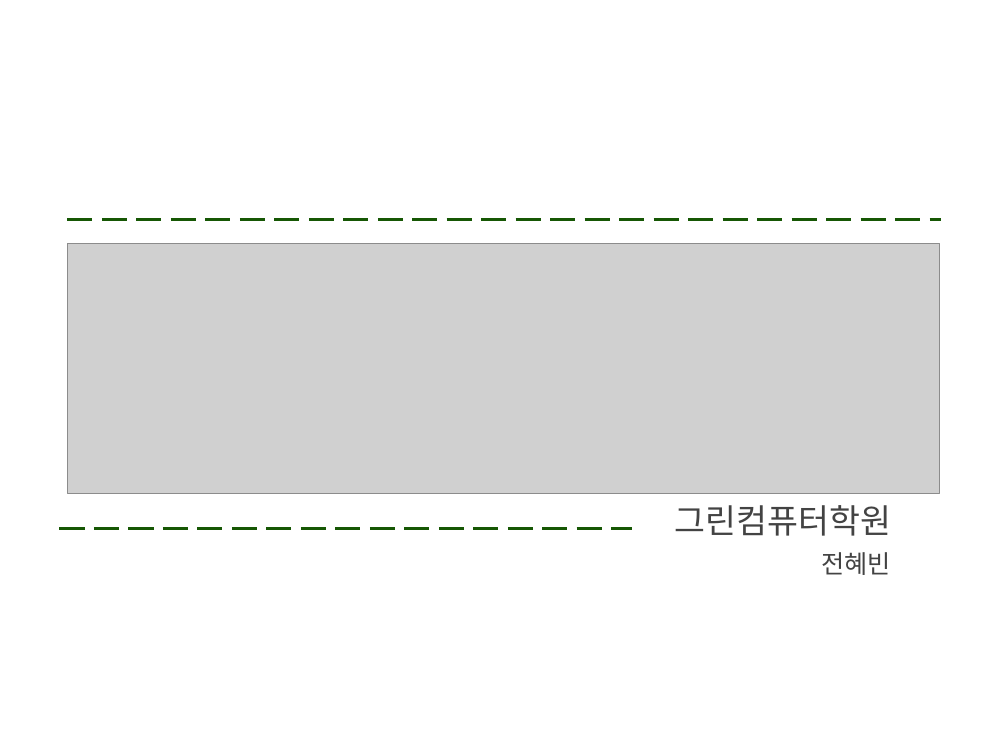
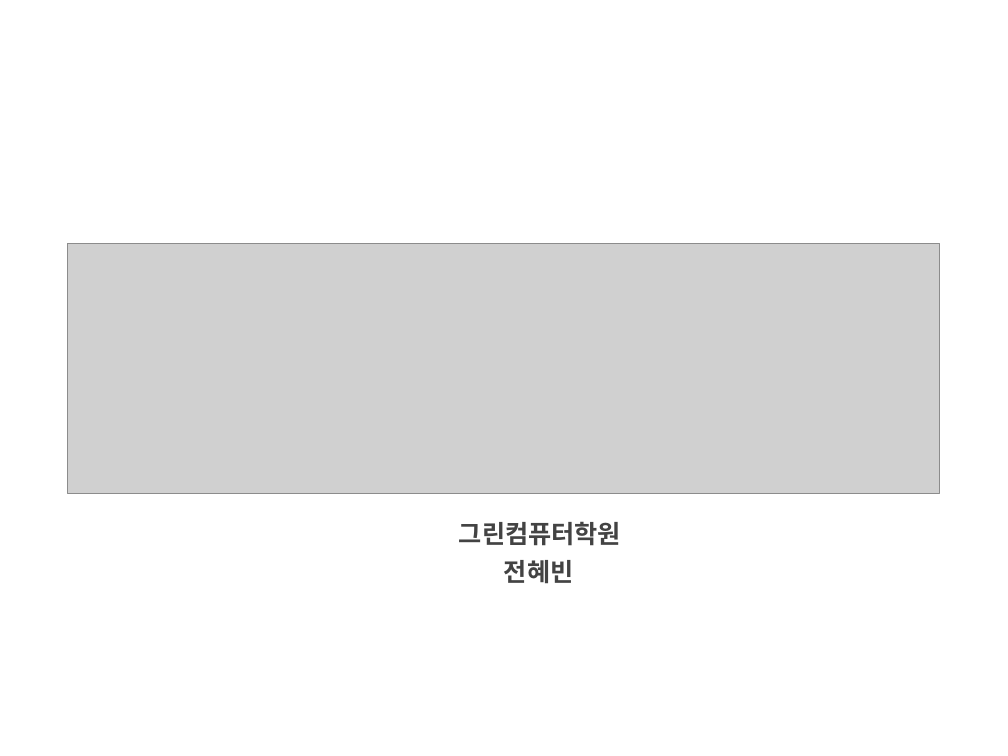
Before and after one commit to hyebinJeon/hyebinJeon.github.io, a slide deck: slide 1 of basic2/서브웨이/기획/ncs포폴평가-01-전혜빈.pptx. Drawn at 1008x756 pixels with LibreOffice and Linux fonts; fonts in the diff are those of the drawing; grey boxes stand for pictures. Boxes give left, top, right and bottom in pixels: in the first picture for what was removed or moved away, otherwise in the second. Text is boxed around its words. In the diff, an @@ line names an element or a change of style, - is before the commit and + after.

```diff
--- a/basic2/서브웨이/기획/ncs포폴평가-01-전혜빈.pptx
+++ b/basic2/서브웨이/기획/ncs포폴평가-01-전혜빈.pptx
@@ line removed from (68, 220) to (941, 220) @@
@@ line removed from (59, 529) to (632, 529) @@
@@ text "그린컴퓨터학원" moved from (x1=675, y1=505, x2=891, y2=536) to (x1=459, y1=521, x2=621, y2=546) @@
@@ text "그린컴퓨터학원" at (x1=459, y1=521, x2=621, y2=546): size 24 to 18 pt, bold on @@
@@ text "전혜빈" moved from (x1=821, y1=552, x2=891, y2=575) to (x1=504, y1=560, x2=574, y2=584) @@
@@ text "전혜빈" at (x1=504, y1=560, x2=574, y2=584): bold on @@
```
Also in this commit, not shown: 5 other slides changed, 6 slides added, 4 other files.
